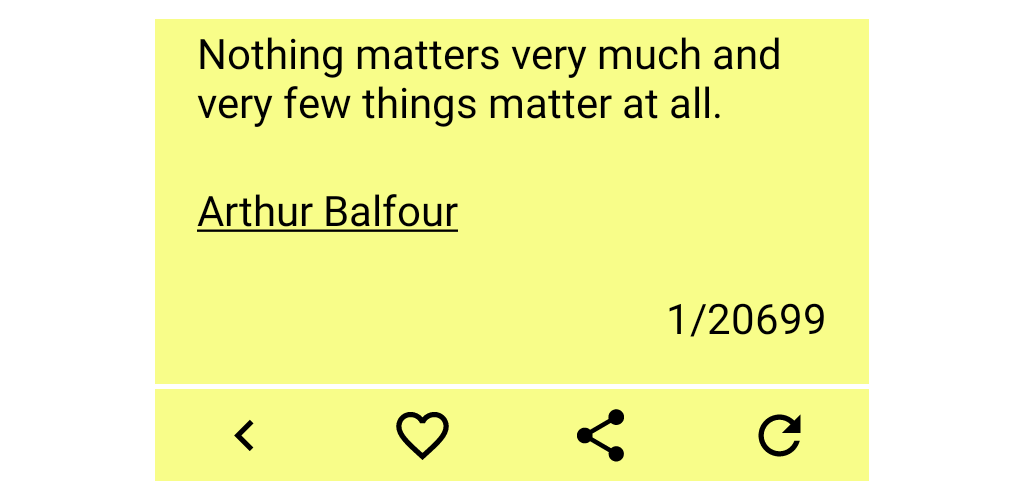
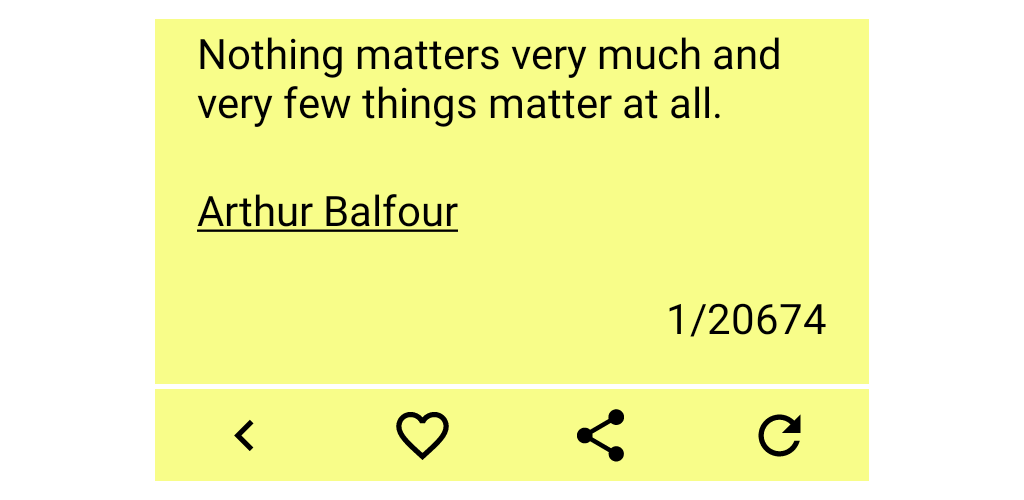
Revision of a layered 1024px x 500px image; what changed, layer by layer:
renamed "Quote_Unquote_ori_portrait.png #1" to "featureGraphic.png", painted on it over (780, 303, 826, 335)
